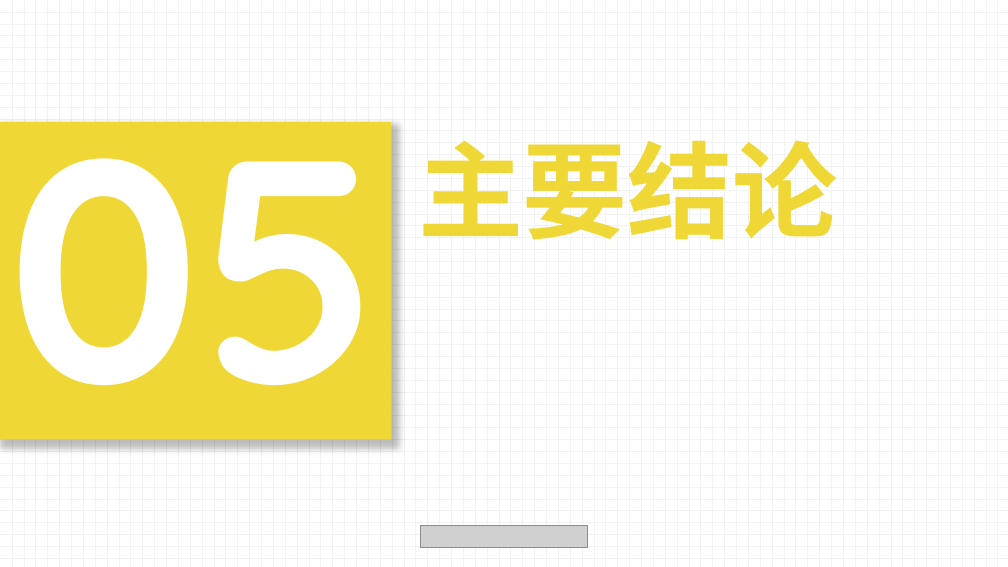
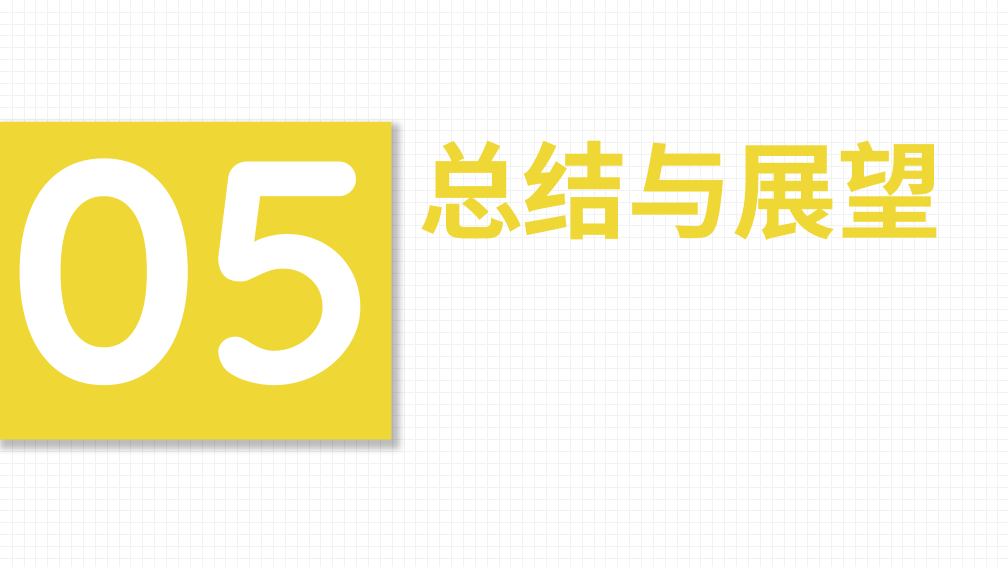
Before and after one commit to WeakX/congradu, a slide deck: slide 19 of notes/毕业答辩.pptx. Drawn at 1008x567 pixels with LibreOffice and Linux fonts; fonts in the diff are those of the drawing; grey boxes stand for pictures. Boxes give left, top, right and bottom in pixels: in the first picture for what was removed or moved away, otherwise in the second. Text is boxed around its words. In the diff, an @@ line names an element or a change of style, - is before the commit and + after.

```diff
--- a/notes/毕业答辩.pptx
+++ b/notes/毕业答辩.pptx
@@ text at [418, 140, 943, 240]: text changed @@
-主要结论
+总结与展望
@@ picture removed at [420, 526, 588, 547] @@
```
Also in this commit, not shown: 7 other slides changed, 15 slides added, 20 slides removed, 2 other files.
